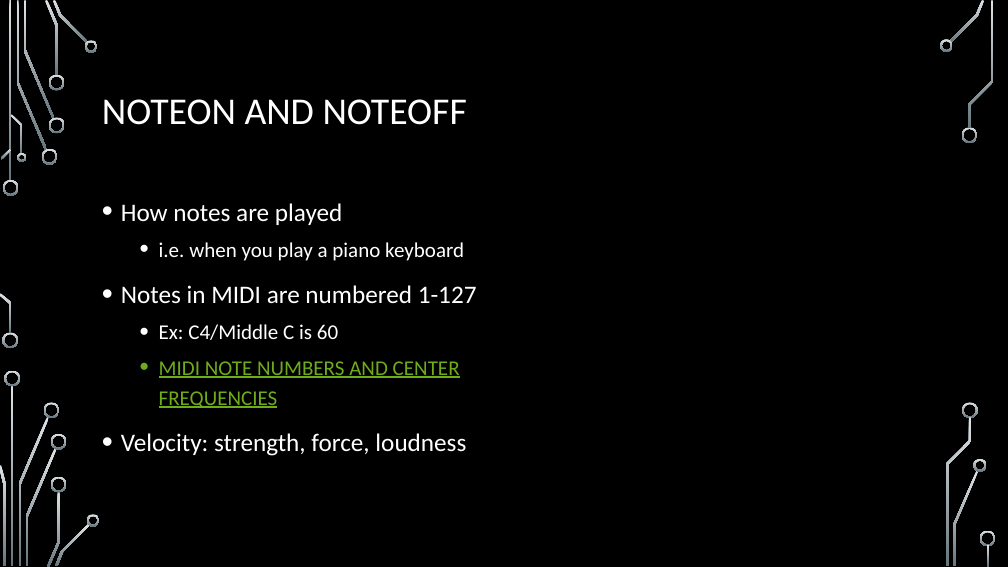
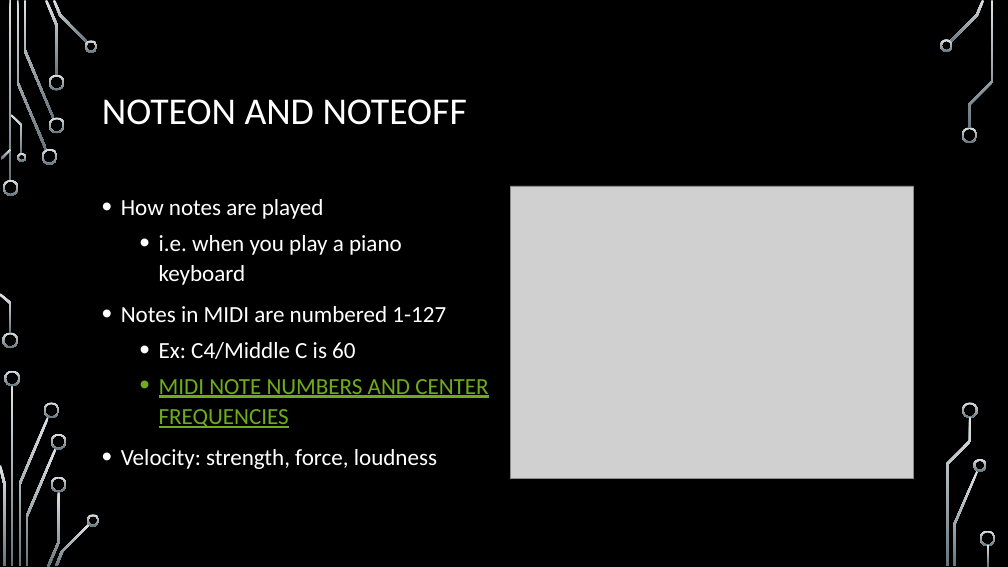
Before and after one commit to BlitzCityDIY/CircuitPython-Bluefruit-MIDI-Demos, a slide deck: slide 7 of Using MIDI with CircuitPython Slides.pptx. Drawn at 1008x567 pixels with LibreOffice and Linux fonts; fonts in the diff are those of the drawing; grey boxes stand for pictures; background and template pictures are left out. Boxes give left, top, right and bottom in pixels: in the first picture for what was removed or moved away, otherwise in the second. Text is boxed around its words. In the diff, an @@ line names an element or a change of style, - is before the commit and + after.

```diff
--- a/Using MIDI with CircuitPython Slides.pptx
+++ b/Using MIDI with CircuitPython Slides.pptx
@@ text "How notes are played" at [121, 199, 488, 469]: size 24 to 22 pt in "How notes are played", "Notes in MIDI are numbered 1-127", "Velocity: strength, force, loudness"; size 20 to 22 pt in "i.e. when you play a piano keyboard", "Ex: C4/Middle C is 60", "MIDI NOTE NUMBERS AND CENTER FREQUENCIES"; line spacing 1.2 to 1.1 @@
@@ picture added at [510, 186, 913, 479] @@
```
Also in this commit, not shown: 8 other slides changed, 2 other files.
